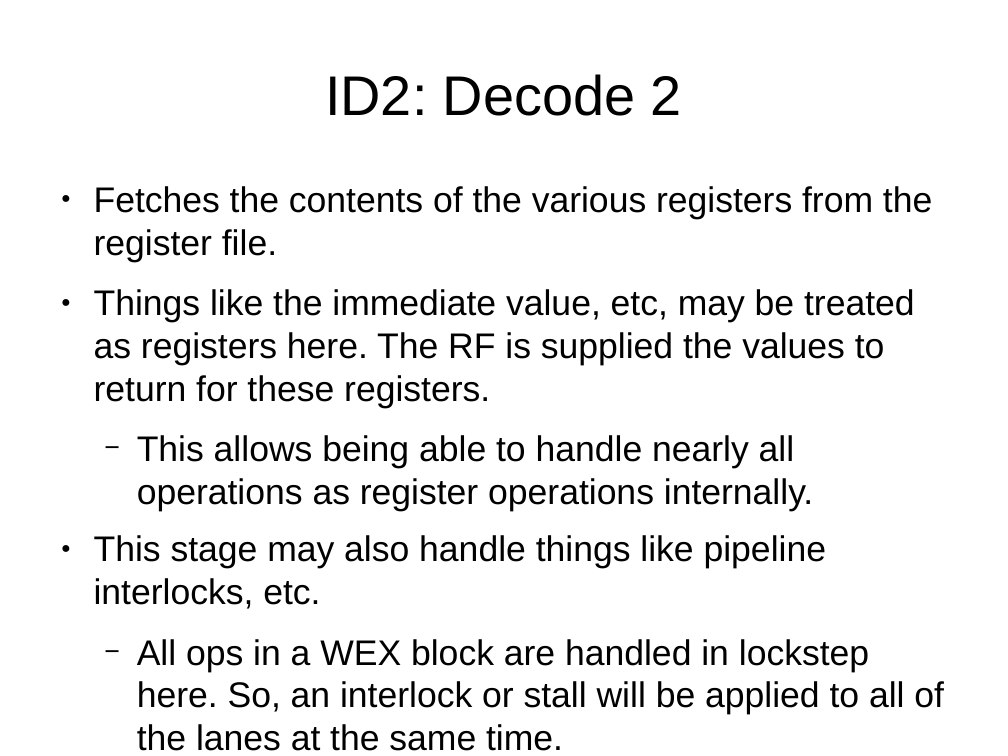
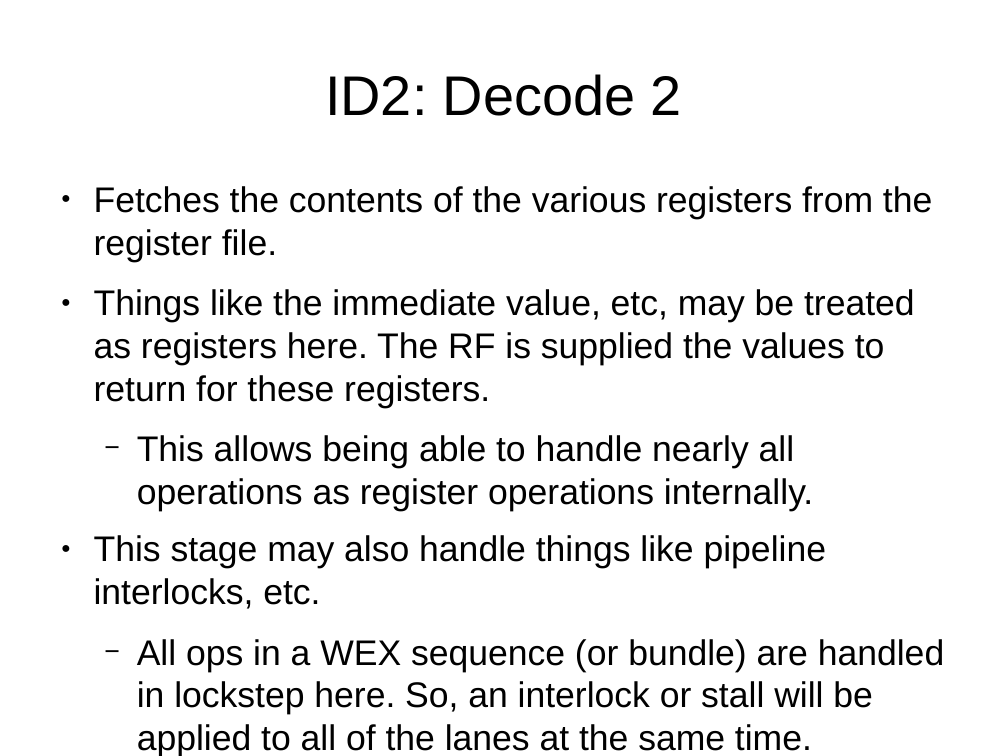
Before and after one commit to cr88192/bgbtech_btsr1arch, a slide deck: slide 6 of docs/slides/BJX2 Core 1.odp (slide 5 before the commit). Drawn at 1008x756 pixels with LibreOffice and Linux fonts; fonts in the diff are those of the drawing. Boxes give left, top, right and bottom in pixels: in the first picture for what was removed or moved away, otherwise in the second. Text is boxed around its words. In the diff, an @@ line names an element or a change of style, - is before the commit and + after.

```diff
--- a/docs/slides/BJX2 Core 1.odp
+++ b/docs/slides/BJX2 Core 1.odp
@@ text at (x1=137, y1=639, x2=944, y2=756): text changed @@
-  − All ops in a WEX block are handled in lockstep here. So, an interlock or stall will be applied to all of the lanes at the same time.
+  − All ops in a WEX sequence (or bundle) are handled in lockstep here. So, an interlock or stall will be applied to all of the lanes at the same time.
```
Also in this commit, not shown: 8 other slides changed, 5 slides added, 1 slide removed, 19 other files.
